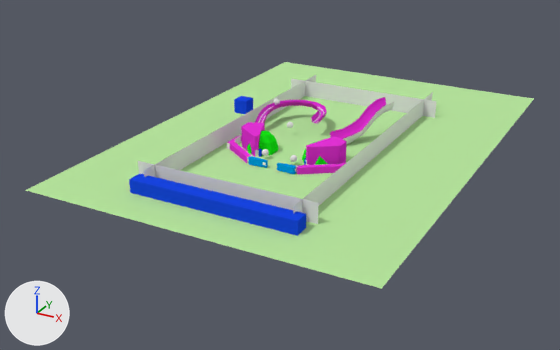
A saved change to the Blender file output.blend.
Both versions are drawn from a 50 mm lens placed at (18.7, -26.6, 11.3), pointed at (4.8, -1.4, -1.3). Every picture has the same lights, and +X, +Y and +Z are marked at lower left.

The first picture shows 'FORCE_002', 'PLANE_0', 'PLANE_1', 'PLANE_2', 'PLANE_3', 'PLANE_4', 'P__ramp physics alt+c, convert, decimate, apply', 'P_left_inlane', 'P_ramp2', 'P_right inlane', 'SWITCH_001'.
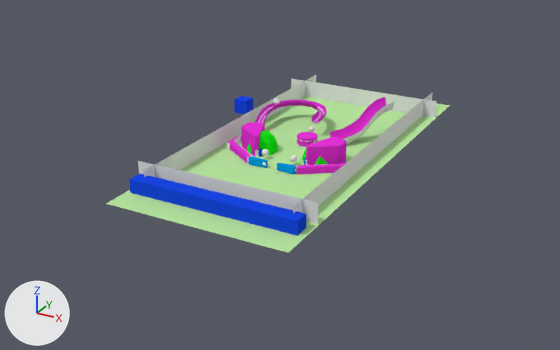
Boxes (x1, y1, x2, y2) around the edits, measured in the pictures (560 x 350 px):
'PLANE_0', moved, rescaled (32% narrower, 31% shorter)
    before: (26, 62, 534, 289)
    after: (106, 96, 450, 253)
'P_pop_bumper', added
    after: (297, 132, 317, 147)
'top', added
    after: (297, 138, 315, 142)

Edits to the bpy script that builds the scene:
```text
Add me_cylinder_001:
    me_cylinder_001.from_pydata(...)  # a 12-sided cylinder along z spanning x -0.4..0.4, y -0.4..0.4, z -0.25..0.25
    me_cylinder_001.materials.append(mat_invisble)  # pink #e733d8
Add me_0__bumpercap_medieval_m:
    me_0__bumpercap_medieval_m.from_pydata(...)  # 369 vertices, 356 faces; spans x -40.0..40.0, y -41.2..41.2, z -6.5..2.0
Change ob_plane_0:
    ob_plane_0.location: (5.72, 0.08, 0.0) -> (5.72, -1.09, 0.0)
    ob_plane_0.scale: (3.72, 5.32, 2.88) -> (1.95, 4.37, 2.88)
Add ob_p_pop_bumper:
    ob_p_pop_bumper = bpy.data.objects.new('P_pop_bumper', me_cylinder_001)
    ob_p_pop_bumper.location = (5.63, -0.67, 0.09)
Add ob_top:
    ob_top = bpy.data.objects.new('top', me_0__bumpercap_medieval_m)
    ob_top.parent = ob_pop_bumper
    ob_top.matrix_parent_inverse = Matrix(((1.0, 0.0, 0.0, -9.758), (0.0, 1.0, 0.0, 0.0), (0.0, 0.0, 1.0, 0.113), (0.0, 0.0, 0.0, 1.0)))
    ob_top.location = (9.758, 0.0, 0.175)
    ob_top.scale = (0.01, 0.01, 0.01)
Add ob_pop_bumper:
    ob_pop_bumper = bpy.data.objects.new('Pop bumper', None)
    ob_pop_bumper.location = (5.631, -0.667, 0.0)
```
